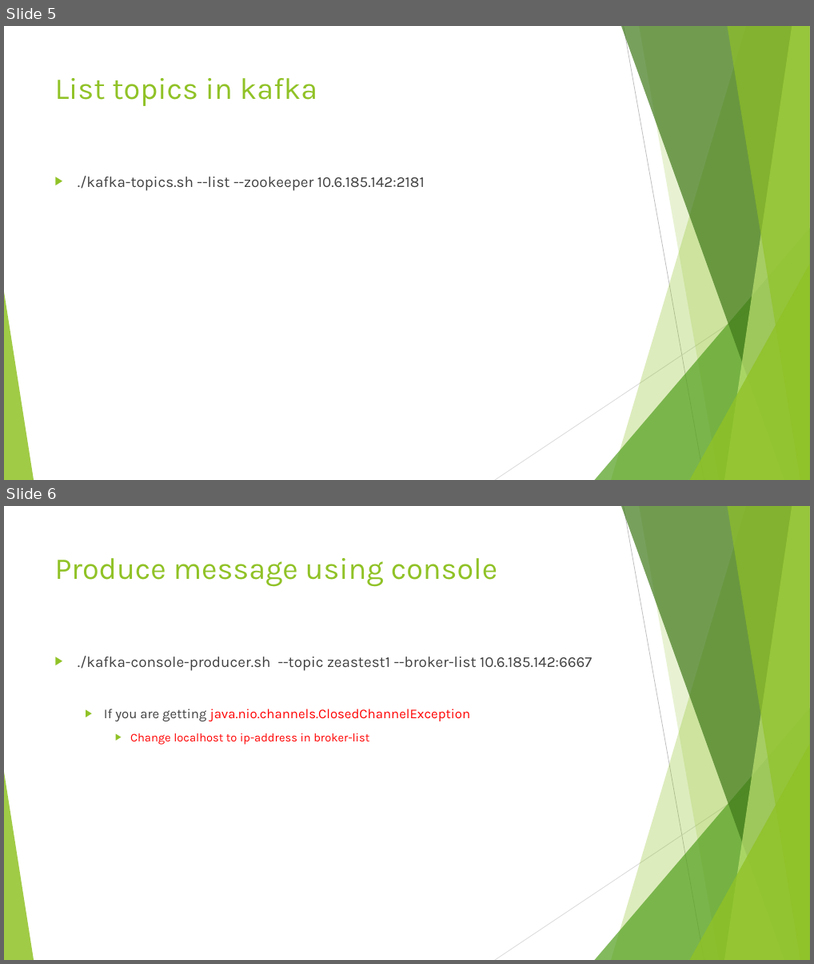
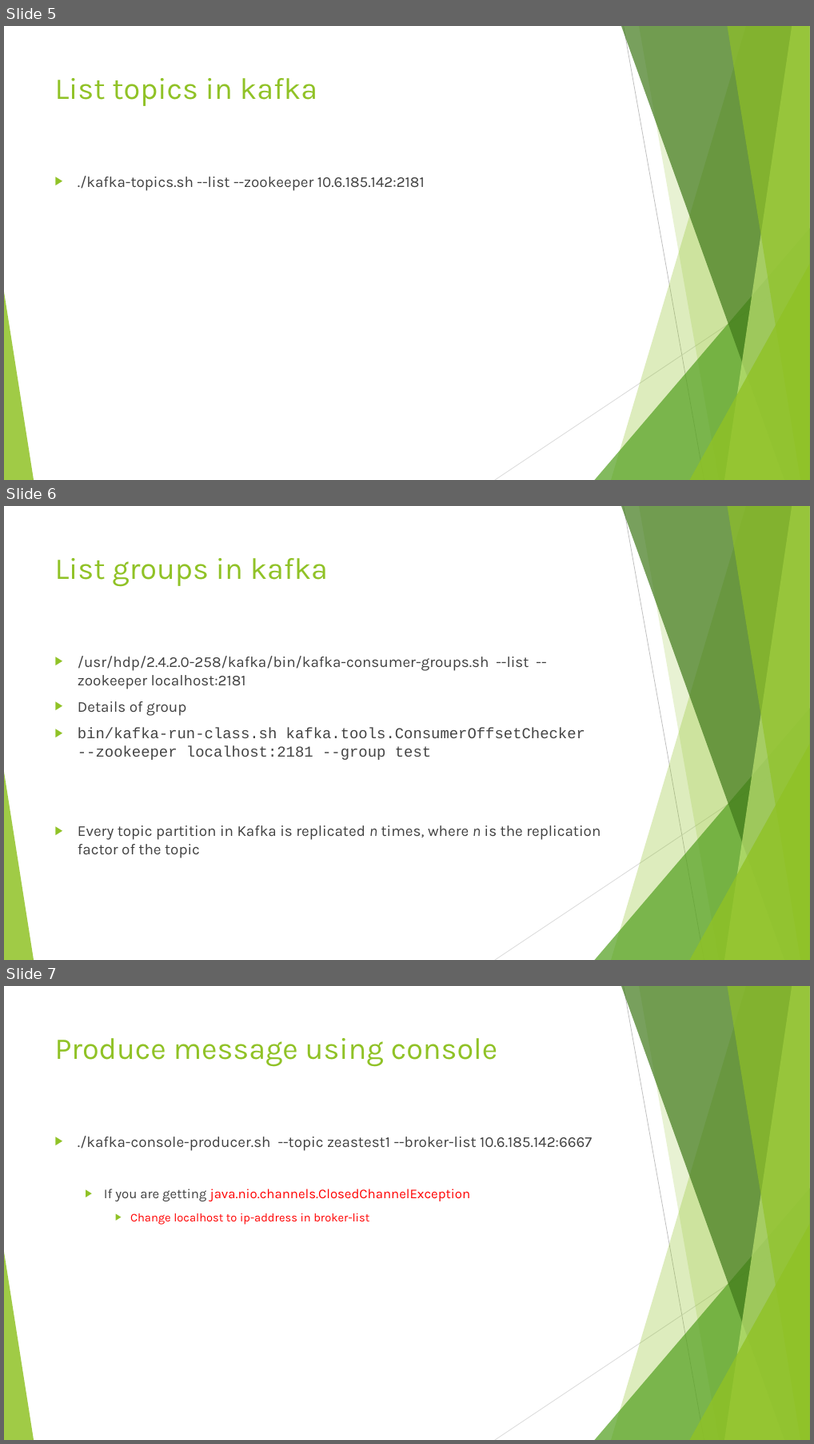
Before and after one commit to ketankk/BDppt, a slide deck: ppt/Kafka.pptx. Shown one above the other, each under a label of ours: slides 5 and 6 before the commit, slides 5, 6 and 7 after it. The pictures are 814x964 and 814x1444 pixels, drawn with LibreOffice and Linux fonts; fonts in the diff are those of the drawing. Boxes give left, top, right and bottom in pixels: in the first picture for what was removed or moved away, otherwise in the second. Text is boxed around its words. In the diff, an @@ line names an element or a change of style, - is before the commit and + after.

Commit message:
yarn kafka

```diff
--- a/ppt/Kafka.pptx
+++ b/ppt/Kafka.pptx
@@ slide 6 added at [4,506,810,960], background #FFFFFF; not listed: 10 template elements that a slide beside it also shows @@
@@ title added at [55,558,328,587], 36 pt, text #90C226 @@
+List groups in kafka
@@ text added at [78,656,601,858], 18 pt, text #404040 @@
+▶ /usr/hdp/2.4.2.0-258/kafka/bin/kafka-consumer-groups.sh --list --zookeeper localhost:2181
+▶ Details of group
+▶ bin/kafka-run-class.sh kafka.tools.ConsumerOffsetChecker --zookeeper localhost:2181 --group test
+▶ Every topic partition in Kafka is replicated n times, where n is the replication factor of the topic
@@ what was slide 6 is now slide 7 @@
```
Also in this commit, not shown: 1 slide changed, 3 other slides added, 5 other files.
